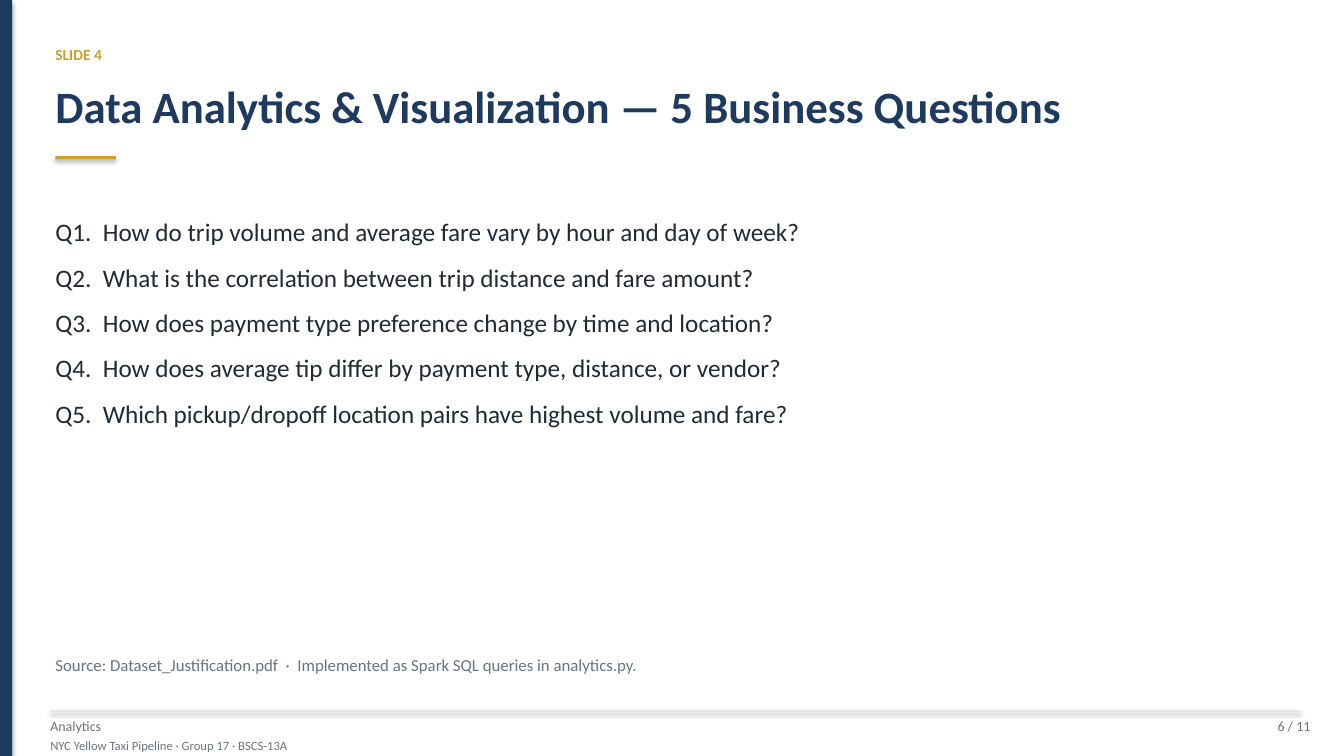
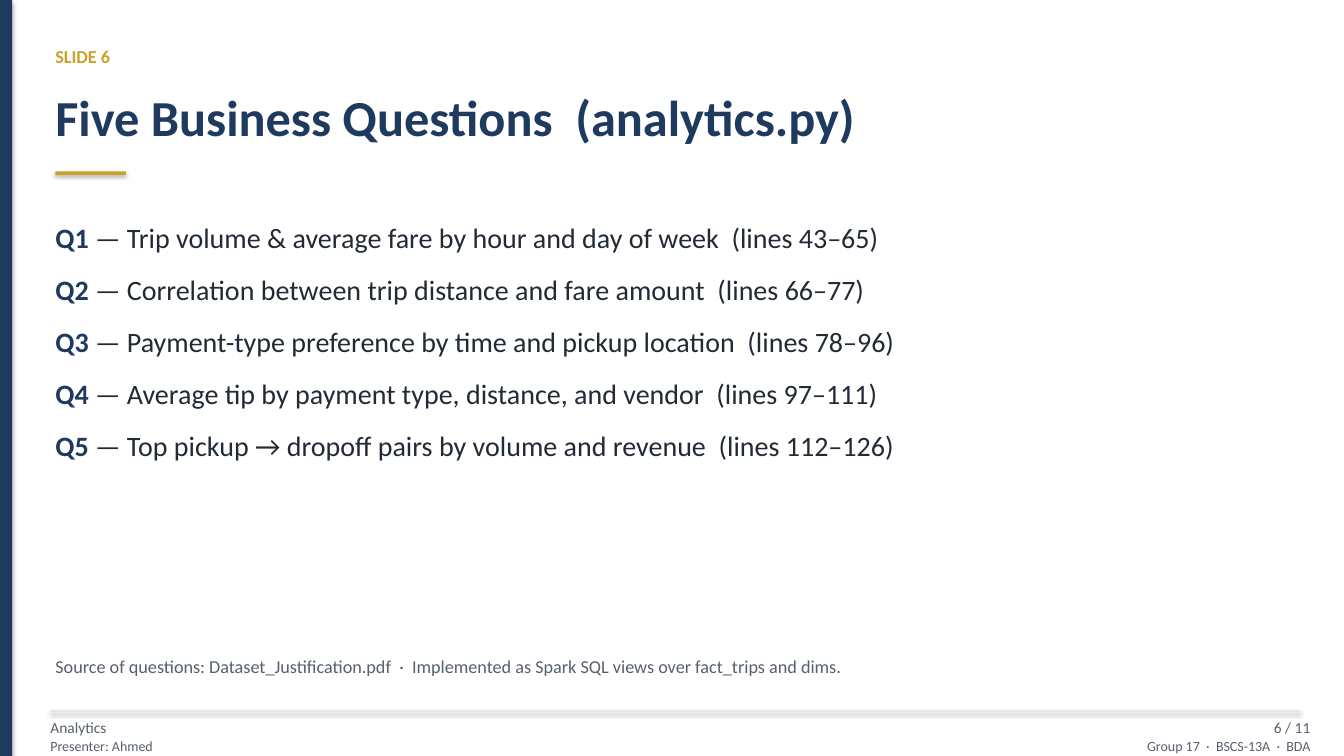
Before and after one commit to hassaanawan48/NYC-Taxi-Ingestion-Pipeline, a slide deck: slide 6 of NYC_Taxi_BDA_Presentation.pptx. Drawn at 1344x756 pixels with LibreOffice and Linux fonts; fonts in the diff are those of the drawing. Boxes give left, top, right and bottom in pixels: in the first picture for what was removed or moved away, otherwise in the second. Text is boxed around its words. In the diff, an @@ line names an element or a change of style, - is before the commit and + after.

```diff
--- a/NYC_Taxi_BDA_Presentation.pptx
+++ b/NYC_Taxi_BDA_Presentation.pptx
@@ text at [55, 50, 110, 63]: text changed; size 11 to 13 pt @@
-SLIDE 4
+SLIDE 6
@@ text at [55, 98, 854, 144]: text changed; size 32 to 36 pt @@
-Data Analytics & Visualization — 5 Business Questions
+Five Business Questions (analytics.py)
@@ rectangle: place and size @@
-rectangle at [55, 156, 116, 159]
+rectangle at [55, 171, 126, 174]
@@ text at [55, 227, 894, 461]: text changed; size 18 to 20 pt @@
-Q1. How do trip volume and average fare vary by hour and day of week?
-Q2. What is the correlation between trip distance and fare amount?
-Q3. How does payment type preference change by time and location?
-Q4. How does average tip differ by payment type, distance, or vendor?
-Q5. Which pickup/dropoff location pairs have highest volume and fare?
+Q1 — Trip volume & average fare by hour and day of week (lines 43–65)
+Q2 — Correlation between trip distance and fare amount (lines 66–77)
+Q3 — Payment-type preference by time and pickup location (lines 78–96)
+Q4 — Average tip by payment type, distance, and vendor (lines 97–111)
+Q5 — Top pickup → dropoff pairs by volume and revenue (lines 112–126)
@@ text at [55, 660, 841, 676]: text changed; size 12 to 13 pt; text colour #6B7380 to #57606E @@
-Source: Dataset_Justification.pdf · Implemented as Spark SQL queries in analytics.py.
+Source of questions: Dataset_Justification.pdf · Implemented as Spark SQL views over fact_trips and dims.
@@ text "Analytics" at [50, 722, 106, 736]: size 10 to 11 pt, text colour #6B7380 to #57606E @@
@@ text "6 / 11" at [1274, 722, 1311, 733]: size 10 to 11 pt, text colour #6B7380 to #57606E @@
@@ text at [50, 741, 153, 751]: text changed; size 9 to 10 pt; text colour #6B7380 to #57606E @@
-NYC Yellow Taxi Pipeline · Group 17 · BSCS-13A
+Presenter: Ahmed
@@ text added at [1147, 742, 1310, 753], 10 pt, text #57606E @@
+Group 17 · BSCS-13A · BDA
```
Also in this commit, not shown: 10 other slides changed, 3 other files.
